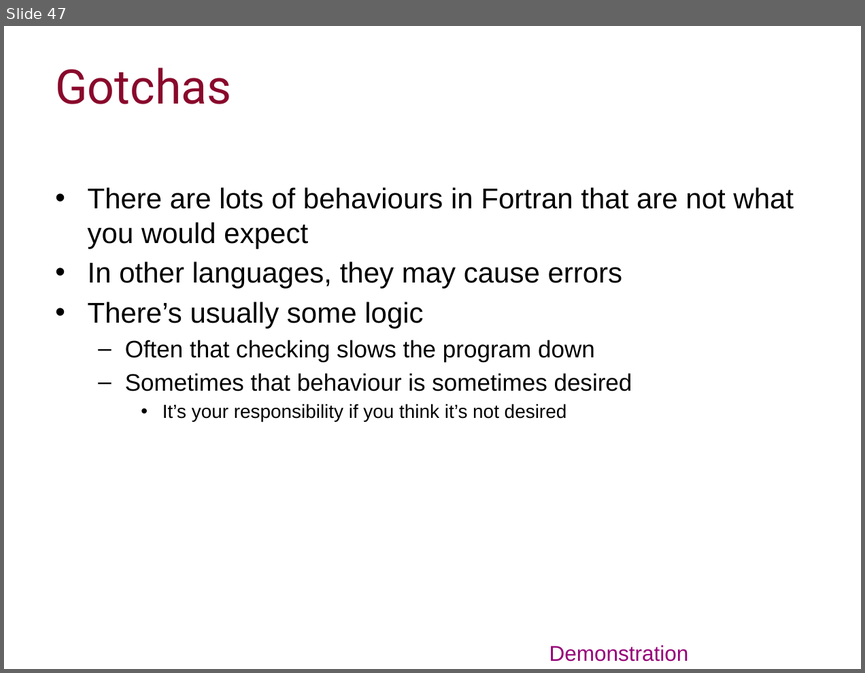
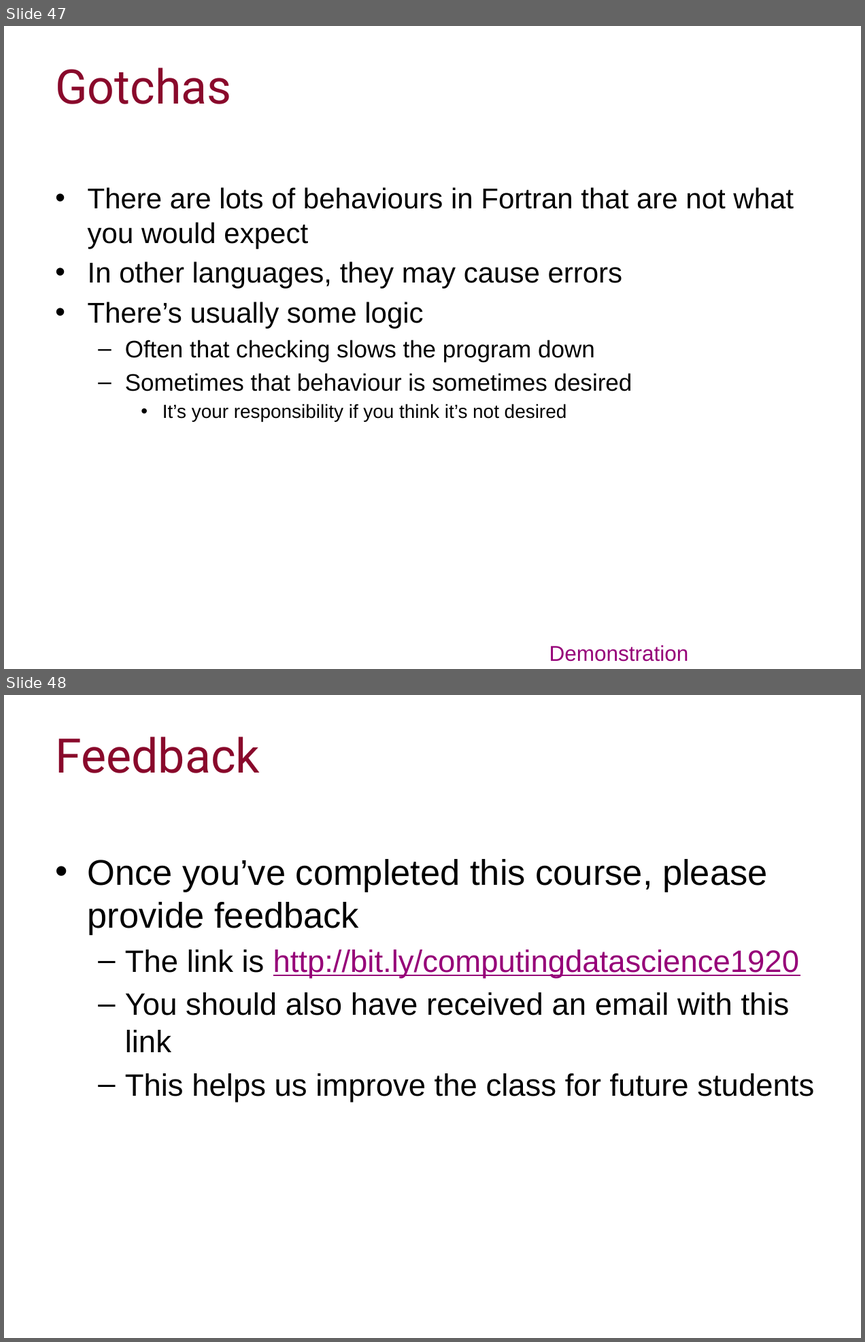
Before and after one commit to ImperialCollegeLondon/RCDS-introduction-to-fortran, a slide deck: Introduction to Fortran Slides.pptx. Shown one above the other, each under a label of ours: slide 47 before the commit, slides 47 and 48 after it. The pictures are 865x673 and 865x1342 pixels, drawn with LibreOffice and Linux fonts; fonts in the diff are those of the drawing; background and template pictures are left out. Boxes give left, top, right and bottom in pixels: in the first picture for what was removed or moved away, otherwise in the second. Text is boxed around its words. In the diff, an @@ line names an element or a change of style, - is before the commit and + after.

```diff
--- a/Introduction to Fortran Slides.pptx
+++ b/Introduction to Fortran Slides.pptx
@@ slide 48 added at box(4, 695, 861, 1338), background #FFFFFF @@
@@ title added at box(55, 736, 260, 773), 40 pt, text #89092B @@
+Feedback
@@ text added at box(88, 859, 814, 1102), 26 pt, text #000000 @@
+• Once you’ve completed this course, please provide feedback
+  – The link is http://bit.ly/computingdatascience1920
+  – You should also have received an email with this link
+  – This helps us improve the class for future students
```
Also in this commit, not shown: 5 slides changed, 1 slide removed.
